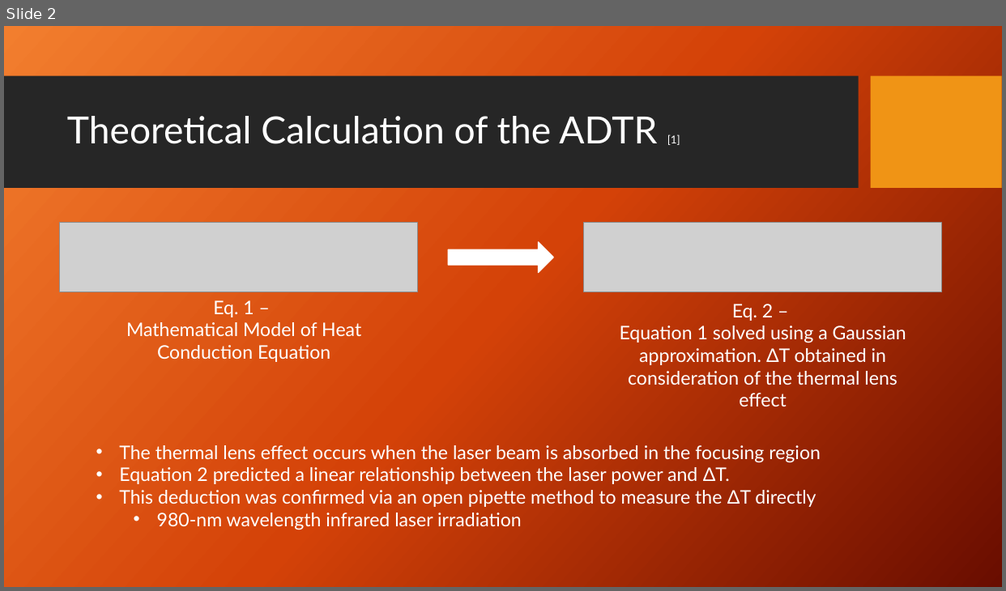
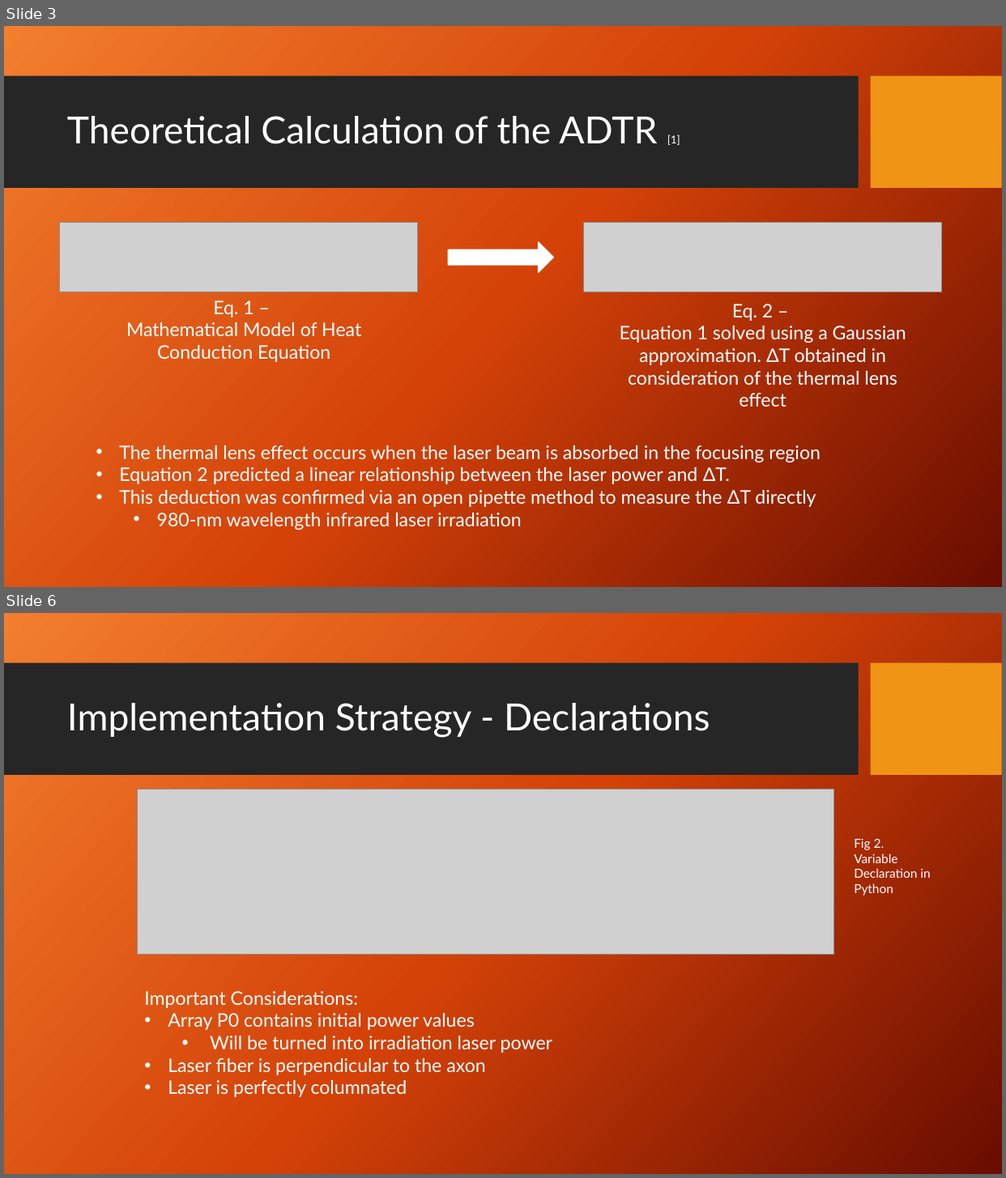
Before and after one commit to dbhatia00/NeuronSimulation, a slide deck: Presentations/Fall Updates/FallUpdate3.pptx. Shown one above the other, each under a label of ours: slide 2 before the commit, slides 3 and 6 after it; the slides between them are not shown. The pictures are 1006x591 and 1006x1178 pixels, drawn with LibreOffice and Linux fonts; fonts in the diff are those of the drawing; grey boxes stand for pictures; background and template pictures are left out. Boxes give left, top, right and bottom in pixels: in the first picture for what was removed or moved away, otherwise in the second. Text is boxed around its words. In the diff, an @@ line names an element or a change of style, - is before the commit and + after.

```diff
--- a/Presentations/Fall Updates/FallUpdate3.pptx
+++ b/Presentations/Fall Updates/FallUpdate3.pptx
@@ slide 6 added at box(4, 613, 1002, 1174), background picture (left out); not listed: 2 template elements that a slide beside it also shows @@
@@ title added at box(67, 703, 710, 738), 36 pt, text #FFFFFF @@
+Implementation Strategy - Declarations
@@ picture added at box(138, 789, 834, 954) @@
@@ text added at box(854, 839, 930, 896), 12 pt, text #FFFFFF @@
+Fig 2.
+Variable Declaration in Python
@@ text added at box(144, 991, 552, 1097), 18 pt, text #FFFFFF @@
+Important Considerations:
+• Array P0 contains initial power values
+  • Will be turned into irradiation laser power
+• Laser fiber is perpendicular to the axon
+• Laser is perfectly columnated
@@ what was slide 2 is now slide 3 @@
```
Also in this commit, not shown: 2 slides changed, 7 other slides added, 5 other files.
